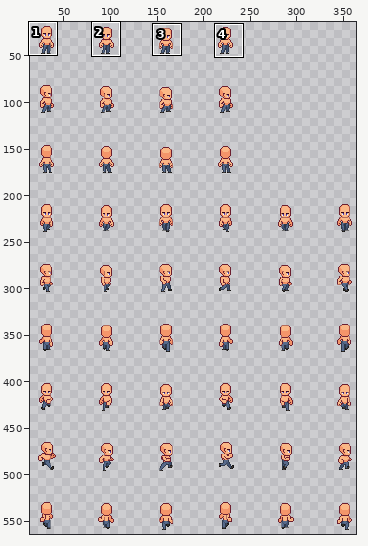
File history of a pixel-art file, Assets/Textures/Characters/player_spritesheet.aseprite. Above: a wide view before the commit, with the close-up outlined.
Close-up. The starting point:
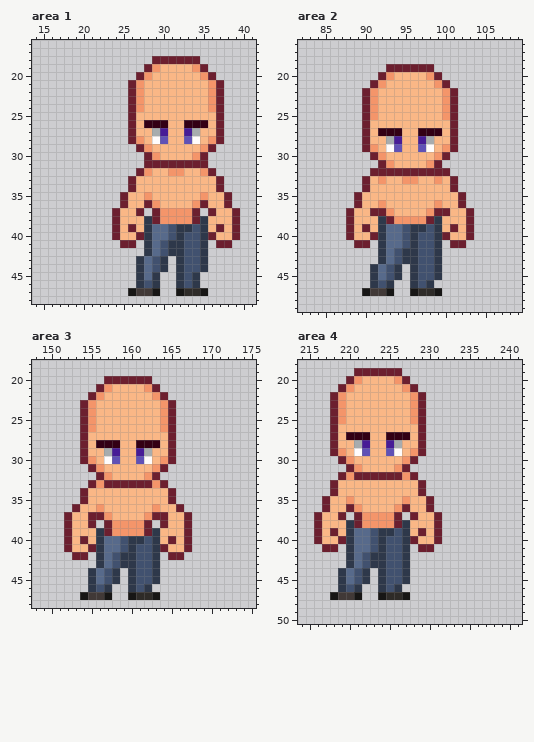
400x576 pixels, 1 frame. Shown: area 1: x 14..41, y 16..48; area 2: x 82..109, y 16..49; area 3: x 148..175, y 18..48; area 4: x 214..241, y 18..50. The wide view leaves out empty margins. The commit also changed other parts of the picture, which this record leaves out.
Once edited:
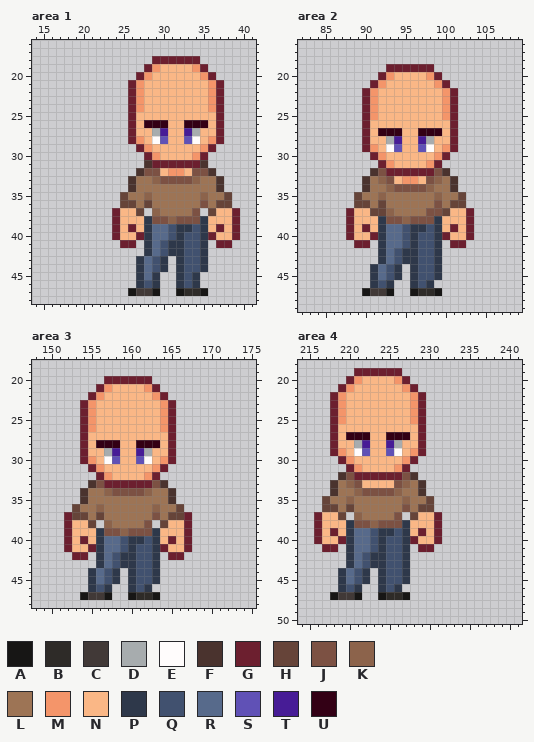
Palette (. is transparent): A #171615  B #2e2b28  C #413937  D #a7acae  E #fffcfc  F #4a332e  G #6c1f2f  H #664439  J #7c5143  K #8c634b  L #9d7455  M #f4956a  N #fab786  P #2e384a  Q #41516f  R #576a8b  S #6051b6  T #471c96  U #330015
Diff:
layer "Shirt" now shown
Changed rows in their new state; - is an unchanged pixel.
Area 1, layer "Shirt":
first column x 25:
31 ---F------F---
32 --FJJ----JJF--
33 -FLLKJJJJKLLF-
34 -FLLLLLLLLLLF-
35 HLLKLLLLLLKLLH
36 HHLHLLLLLLJLHH
37 --H-KLLLLJ-H--
38 ----JJKJJJ----
Area 2, layer "Shirt":
first column x 89:
32 --FJ------JF--
33 -FLKJ----JKLF-
34 -FLLKJJJJKLLF-
35 HLLKLLLLLLKLLH
36 HHLHLLLLLLJLHH
37 --HHKLLLLJJH--
38 ----JJKJJJ----
Area 3, layer "Shirt":
first column x 153:
33 --FJ------JF--
34 -FLLKJJJJKLLF-
35 -FLLLLLLLLLLF-
36 HLLKLLLLLLKLLH
37 HHLHLLLLLLJLHH
38 --H-KLLLLJ-H--
39 ----JJKJJJ----
Area 4, layer "Shirt":
first column x 217:
32 --FJ------JF--
33 -FLKJ----JKLF-
34 -FLLKJJJJKLLF-
35 HLLKLLLLLLKLLH
36 HHLHLLLLLLJLHH
37 --H-KLLLLJ-H--
38 ----JJKJJJ----
Changed places in both close-ups, as pixel boxes (x1, y1, x2, y2):
changed: (120, 160, 232, 224)
changed: (354, 168, 466, 224)
changed: (72, 480, 184, 536)
changed: (322, 472, 434, 528)
